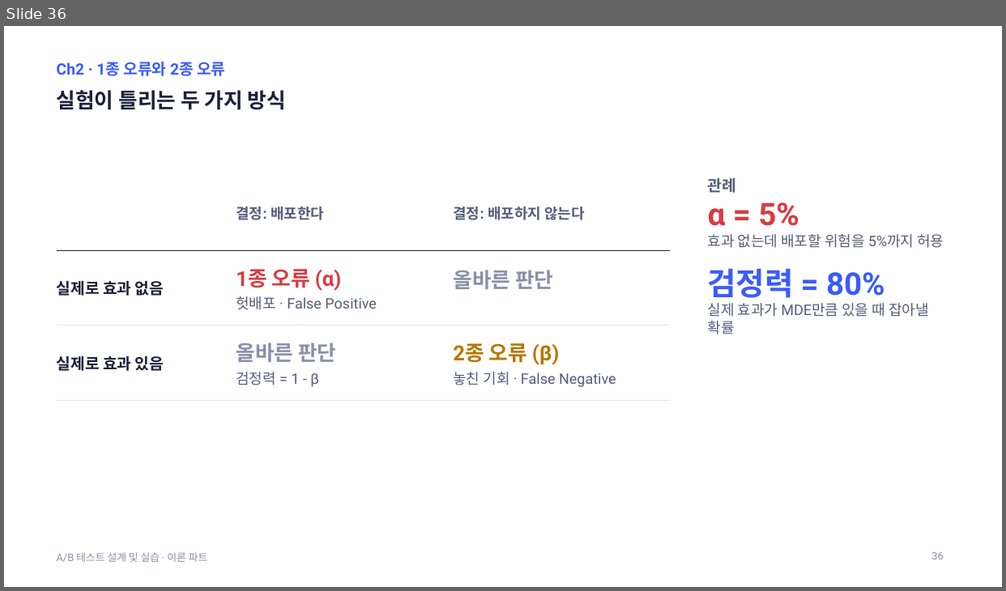
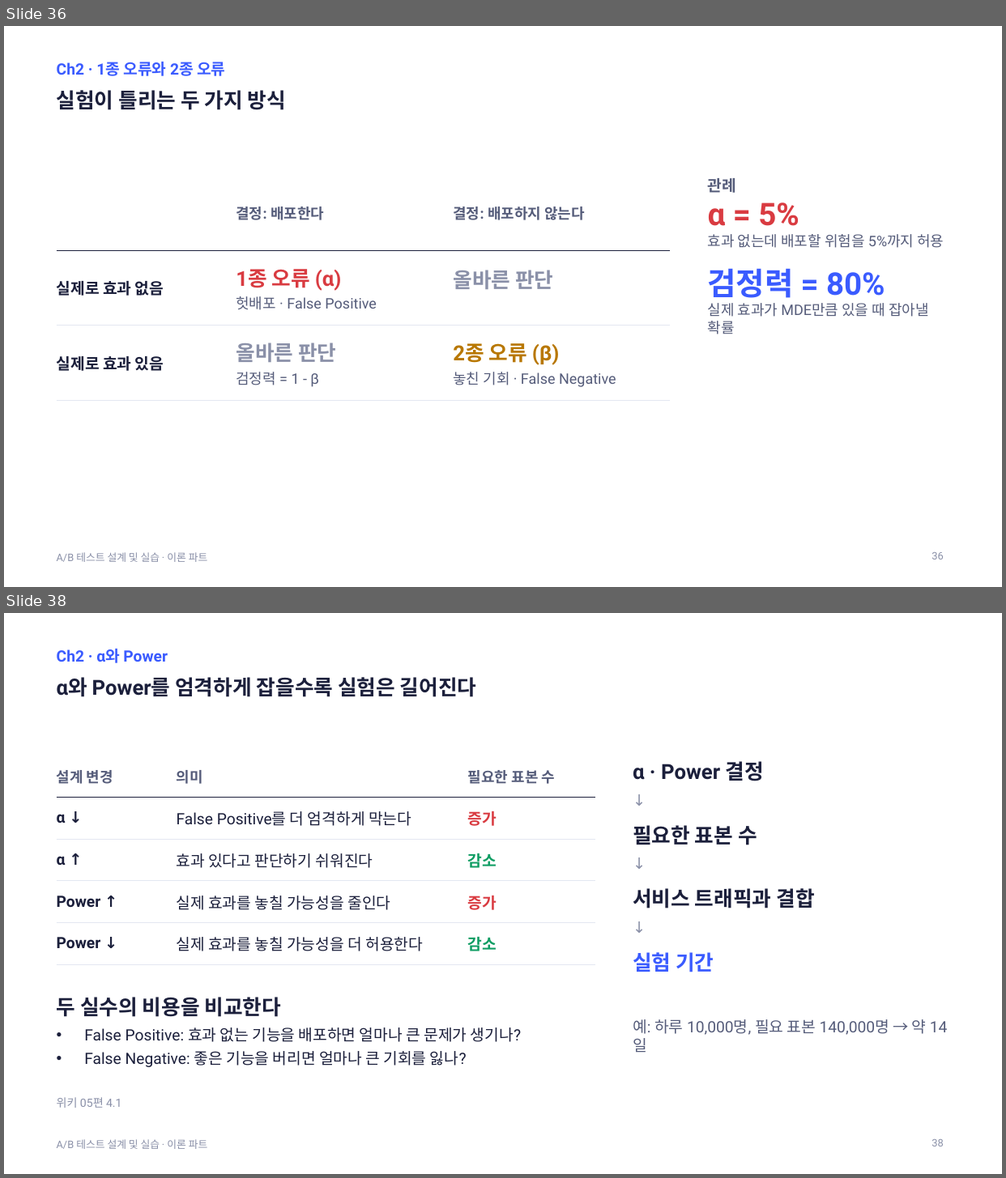
Before and after one commit to kkamret/quickmart-lab-rats, a slide deck: docs/lecture/ab-testing-theory.pptx. Shown one above the other, each under a label of ours: slide 36 before the commit, slides 36 and 38 after it; the slides between them are not shown. The pictures are 1006x591 and 1006x1178 pixels, drawn with LibreOffice and Linux fonts; fonts in the diff are those of the drawing. Boxes give left, top, right and bottom in pixels: in the first picture for what was removed or moved away, otherwise in the second. Text is boxed around its words. In the diff, an @@ line names an element or a change of style, - is before the commit and + after.

Commit message:
docs: 이론 PPT에 위키 05편 실험 운영 설계 반영
- Ch2에 α·Power와 실험 기간, MDE 정하기, 배정 비율 슬라이드 추가
- 가이드 덱 제작 기록 갱신

Refs #10

```diff
--- a/docs/lecture/ab-testing-theory.pptx
+++ b/docs/lecture/ab-testing-theory.pptx
@@ slide 38 added at (4,613,1002,1174), background #FFFFFF; not listed: 1 template element that a slide beside it also shows @@
@@ text added at (57,649,168,663), 15 pt, text #3A5BFF, bold @@
+Ch2 · α와 Power
@@ title added at (57,677,477,697), 20 pt, text #1B1F3B, bold @@
+α와 Power를 엄격하게 잡을수록 실험은 길어진다
@@ table added at (57,756,595,955), 5 rows, 3 columns @@
+설계 변경 | 의미 | 필요한 표본 수
+α ↓ | False Positive를 더 엄격하게 막는다 | 증가
+α ↑ | 효과 있다고 판단하기 쉬워진다 | 감소
+Power ↑ | 실제 효과를 놓칠 가능성을 줄인다 | 증가
+Power ↓ | 실제 효과를 놓칠 가능성을 더 허용한다 | 감소
@@ text added at (633,761,764,781), 20 pt, text #1B1F3B, bold @@
+α · Power 결정
@@ text added at (633,790,663,820), 15 pt, text #8A90A8 @@
+↓
@@ text added at (633,825,757,845), 20 pt, text #1B1F3B, bold @@
+필요한 표본 수
@@ text added at (633,854,663,884), 15 pt, text #8A90A8 @@
+↓
@@ text added at (633,888,814,909), 20 pt, text #1B1F3B, bold @@
+서비스 트래픽과 결합
@@ text added at (633,918,663,948), 15 pt, text #8A90A8 @@
+↓
@@ text added at (633,952,714,973), 20 pt, text #3A5BFF, bold @@
+실험 기간
@@ text added at (57,997,522,1067), 15 pt, text #1B1F3B @@
+두 실수의 비용을 비교한다
+• False Positive: 효과 없는 기능을 배포하면 얼마나 큰 문제가 생기나?
+• False Negative: 좋은 기능을 버리면 얼마나 큰 기회를 잃나?
@@ text added at (633,1020,927,1035), 15 pt, text #555C7A @@
+예: 하루 10,000명, 필요 표본 140,000명 → 약 14일
@@ text added at (57,1097,122,1108), 11 pt, text #8A90A8 @@
+위키 05편 4.1
@@ page number added at (931,1139,943,1147), 10 pt, text #8A90A8 @@
+38
```
Also in this commit, not shown: 5 slides changed, 2 other slides added, 2 other files.
